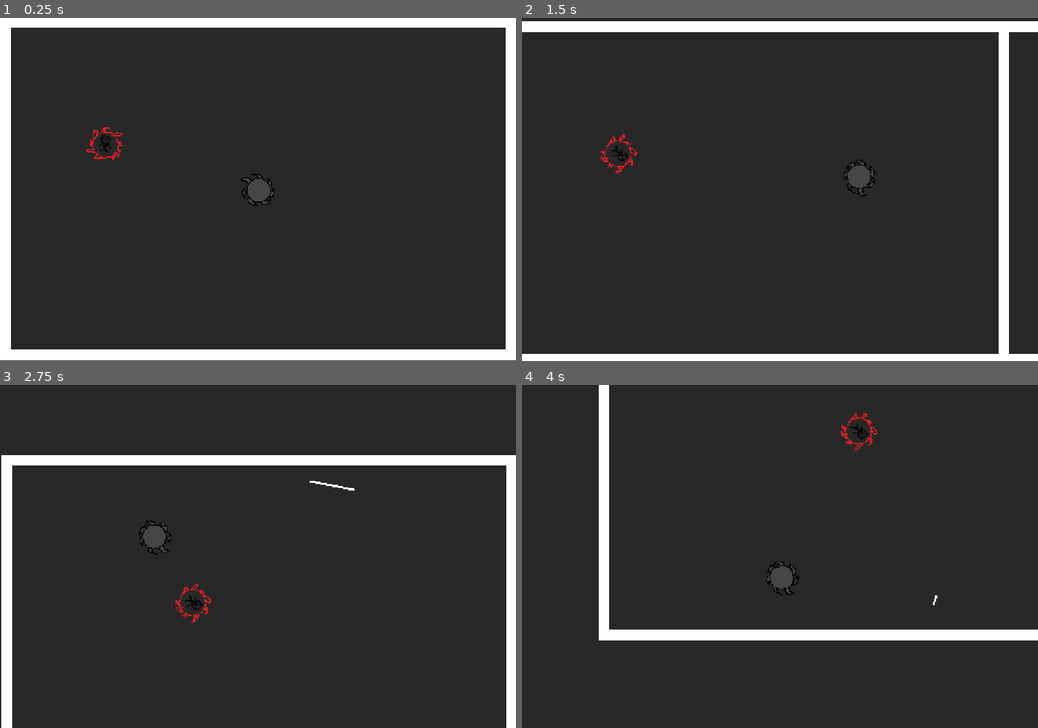
Above: before the commit, frames 1-4 (two rows, left to right).
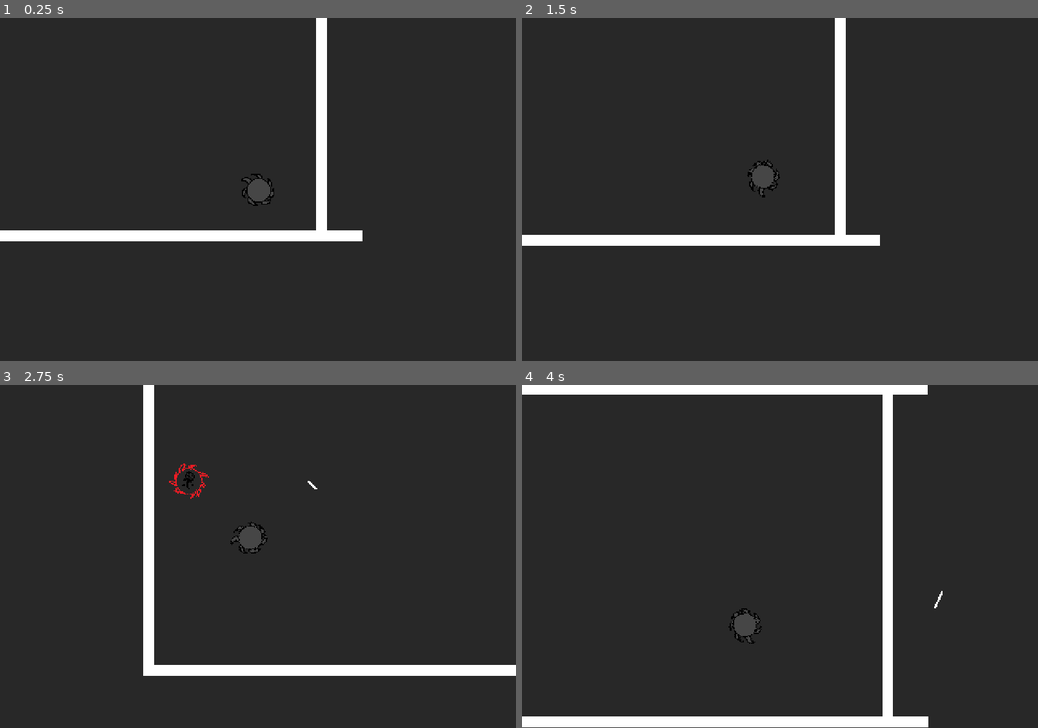
Above: after the commit, the same moments.

Repository: deltea/brj-2025
Game: Godot game, scene res://rooms/levels/test_level.tscn
Same seed, same stepped clock (60 frames per second), same inputs: the game is played once before the commit and once after it.
Inputs (mouse positions are in pixels of both pictures, inside the frame that each line leads up to):
- Up to frame 1 (0.25 s): no input
- Up to frame 2 (1.5 s): move the mouse to (893, 172) at 0.52 s; press the mouse at (893, 172) at 0.53 s; move the mouse to (676, 206) at 1.27 s; release the mouse at (676, 206) at 1.28 s; click (676, 206) at 1.35 s
- Up to frame 3 (2.75 s): move the mouse to (309, 481) at 2.02 s; press the mouse at (309, 481) at 2.03 s
- Up to frame 4 (4 s): move the mouse to (754, 625) at 2.77 s; release the mouse at (754, 625) at 2.78 s; click (754, 625) at 2.85 s; move the mouse to (934, 607) at 3.52 s; press the mouse at (934, 607) at 3.53 s

The runs differ from the first frame. In frame 1, 13% of the frame differs, in the area x 0-100%, y 0-100%; in frame 2, 12%; in frame 3, 11%; in frame 4, 11%.

Commit message:
Fixed Orbit and changed player references to use RoomManager

Diff:
--- a/rooms/levels/test_level.tscn
+++ b/rooms/levels/test_level.tscn
@@ -9,7 +9,7 @@
 
 [node name="Player" parent="." index="0" groups=["players"] instance=ExtResource("2_av0wu")]
 z_index = 5
-position = Vector2(240, 160)
+position = Vector2(416, 271)
 
 [node name="TestWall" parent="." index="1" instance=ExtResource("3_qdcyq")]
 position = Vector2(5, 0)
--- a/scenes/enemies/example_enemy.tscn
+++ b/scenes/enemies/example_enemy.tscn
@@ -20,6 +20,7 @@
 }]
 
 [node name="Example Enemy" instance=ExtResource("1_krwge")]
+health = 20.0
 
 [node name="State Machine" parent="." index="0" node_paths=PackedStringArray("initial_state")]
 initial_state = NodePath("EnemyIdle")
--- a/scripts/states/Enemy States/EnemyCharge.gd
+++ b/scripts/states/Enemy States/EnemyCharge.gd
@@ -3,7 +3,7 @@
 
 @export var enemy : Enemy;
 @export var stop_radius : float = 25;
-@export var forget_dist: float = 250;
+@export var forget_dist: float = 200;
 
 var player : RigidBody2D;
 @onready var animated_sprite = enemy.get_node("AnimatedSprite2D");
@@ -11,7 +11,7 @@
 
 func Enter():
 	print("Going to Charge")
-	player = get_tree().get_first_node_in_group("players");
+	player = RoomManager.current_room.player;
 
 func Physics_Update(_delta : float) -> void:
 	var direction = player.global_position - enemy.global_position;
--- a/scripts/states/Enemy States/EnemyIdle.gd
+++ b/scripts/states/Enemy States/EnemyIdle.gd
@@ -3,7 +3,7 @@
 
 @export var enemy : Enemy;
 @export var move_speed = 100;
-@export var see_dist: float = 250;
+@export var see_dist: float = 200;
 @export var marker_scene : PackedScene;
 
 @onready var animated_sprite = enemy.get_node("AnimatedSprite2D");
@@ -18,7 +18,7 @@
 
 func Enter():
 	spawn_location = enemy.global_position;
-	player = get_tree().get_first_node_in_group("players");
+	player = RoomManager.current_room.player;
 	animated_sprite.play("Idle");
 
 # Called every frame. 'delta' is the elapsed time since the previous frame.
@@ -34,4 +34,4 @@
 
 	var vector_to_center = goal_position - enemy.global_position;
 	vector_to_center = vector_to_center.normalized();
-	enemy.apply_central_force(vector_to_center.rotated(deg_to_rad(20)) * move_speed)
+	enemy.linear_velocity = vector_to_center.rotated(deg_to_rad(20)) * move_speed
